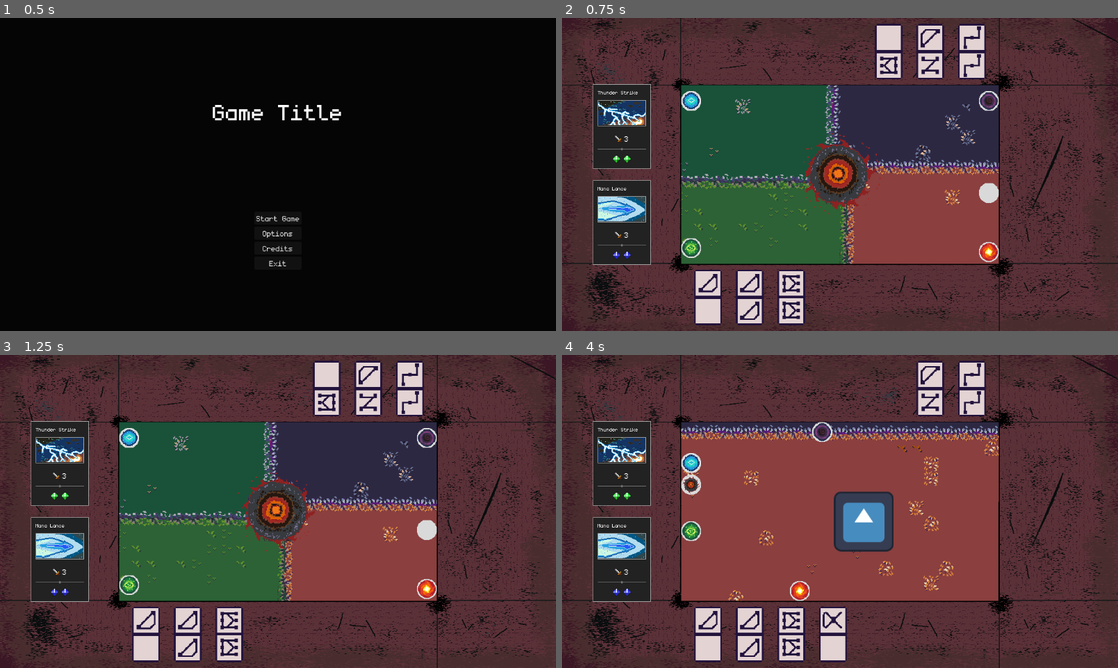
Above: before the commit, frames 1-4 (two rows, left to right).
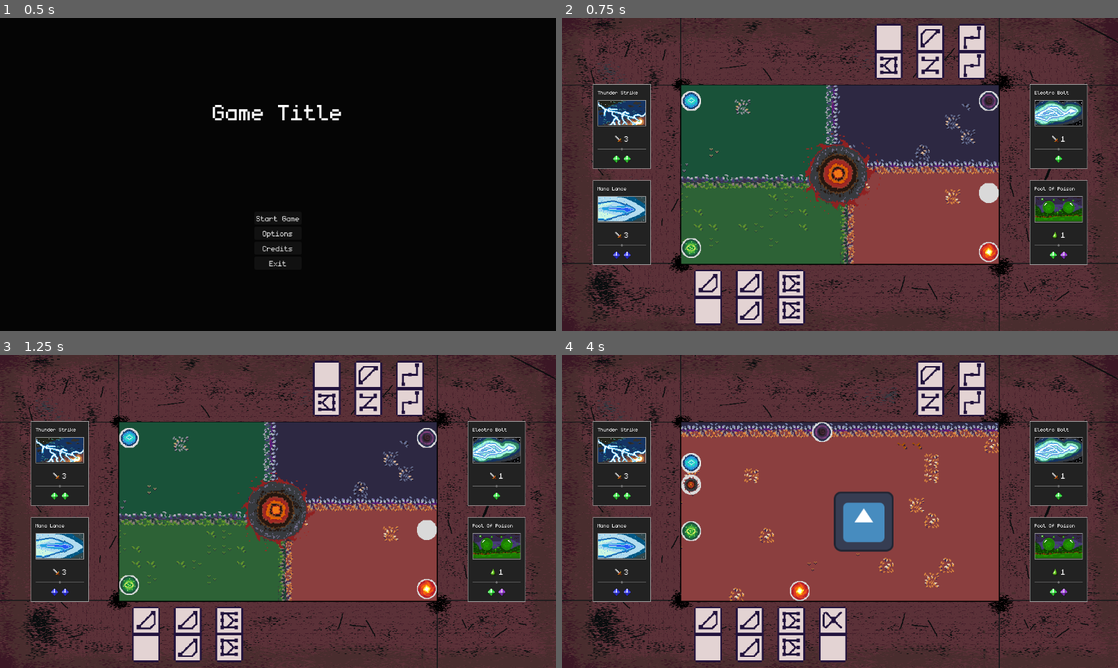
Above: after the commit, the same moments.

Repository: Juanxpeke/GD-BR2024
Game: Godot game, scene res://Core/GUI/MainMenu/main_menu.tscn
Same seed, same stepped clock (60 frames per second), same inputs: the game is played once before the commit and once after it. The engine's default icon, where the game draws it, is replaced by a stand-in: a white triangle on a blue panel in a dark square.
Inputs (mouse positions are in pixels of both pictures, inside the frame that each line leads up to):
- Up to frame 1 (0.5 s): no input
- Up to frame 2 (0.75 s): click "Start Game" at 0.5 s
- Up to frame 3 (1.25 s): no input
- Up to frame 4 (4 s): drag from (840, 511) to (990, 530) at 1.27 s; drag from (990, 574) to (845, 439) at 2.02 s; move the mouse to (884, 433) at 2.77 s; hold Mouse wheel up (wheel_up) 2.78-3.5 s; click (884, 433) at 2.92 s; drag from (862, 508) to (689, 467) at 3.52 s

Frame 1 is identical in both runs. In frame 2, 6.3% of the frame differs, in the area x 21-95%, y 21-79%; in frame 3, 6.3%; in frame 4, 8.3%.

Commit message:
Debugged world background rotation

Diff:
--- a/Core/GUI/HUD/hud.gd
+++ b/Core/GUI/HUD/hud.gd
@@ -2,6 +2,7 @@
 extends CanvasLayer
 
 @onready var player_interface := %PlayerInterface
+@onready var boss_interface := %BossInterface
 
 # Private
 
@@ -12,3 +13,4 @@
 # Called when the game match is setted
 func _on_match_setted() -> void:
 	player_interface.set_entity(GameManager.current_player)
+	boss_interface.set_entity(GameManager.current_boss)
--- a/Core/GUI/HUD/hud.tscn
+++ b/Core/GUI/HUD/hud.tscn
@@ -1,7 +1,7 @@
 [gd_scene load_steps=5 format=3 uid="uid://jh607gdfdrer"]
 
 [ext_resource type="Script" path="res://Core/GUI/HUD/hud.gd" id="1_qpqr3"]
-[ext_resource type="Script" path="res://Core/GUI/HUD/player_interface.gd" id="2_ld556"]
+[ext_resource type="Script" path="res://Core/GUI/HUD/entity_interface.gd" id="2_ld556"]
 [ext_resource type="Texture2D" uid="uid://b42ltriordeip" path="res://Core/Match/match_background.png" id="2_xj4la"]
 [ext_resource type="PackedScene" uid="uid://b7i2ovwmia6ng" path="res://Core/GUI/HUD/SkillCard/skills_container.tscn" id="3_6ceub"]
 
@@ -10,6 +10,7 @@
 script = ExtResource("1_qpqr3")
 
 [node name="Background" type="TextureRect" parent="."]
+texture_filter = 1
 anchors_preset = 15
 anchor_right = 1.0
 anchor_bottom = 1.0
@@ -38,3 +39,26 @@
 anchor_bottom = 0.5
 grow_horizontal = 2
 grow_vertical = 2
+
+[node name="BossInterface" type="Control" parent="." node_paths=PackedStringArray("skills_container")]
+unique_name_in_owner = true
+layout_mode = 3
+anchors_preset = 11
+anchor_left = 1.0
+anchor_right = 1.0
+anchor_bottom = 1.0
+offset_left = -247.0
+grow_horizontal = 0
+grow_vertical = 2
+script = ExtResource("2_ld556")
+skills_container = NodePath("SkillsContainer")
+
+[node name="SkillsContainer" parent="BossInterface" instance=ExtResource("3_6ceub")]
+layout_mode = 1
+anchors_preset = 8
+anchor_left = 0.5
+anchor_top = 0.5
+anchor_right = 0.5
+anchor_bottom = 0.5
+grow_horizontal = 2
+grow_vertical = 2
--- a/Core/World/world.tscn
+++ b/Core/World/world.tscn
@@ -26,7 +26,6 @@
 [node name="BackgroundBoard" parent="." instance=ExtResource("3_wqx2r")]
 unique_name_in_owner = true
 texture_filter = 1
-rotation = 0.00388044
 layer_0/tile_data = PackedInt32Array(65536, 655361, 3, 131072, 917505, 0, 196608, 917505, 0, 262144, 917505, 1, 327680, …(133915 unchanged characters)…
 
 [node name="Structures" type="Node2D" parent="."]
Renamed: Core/GUI/HUD/player_interface.gd -> Core/GUI/HUD/entity_interface.gd
